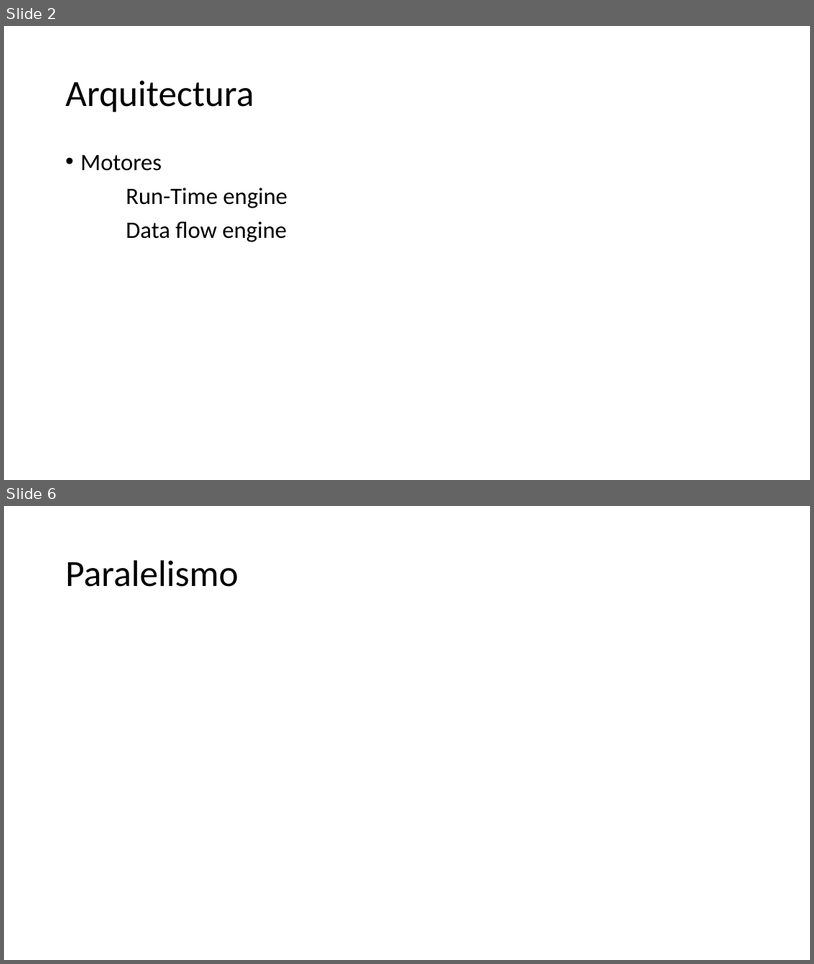
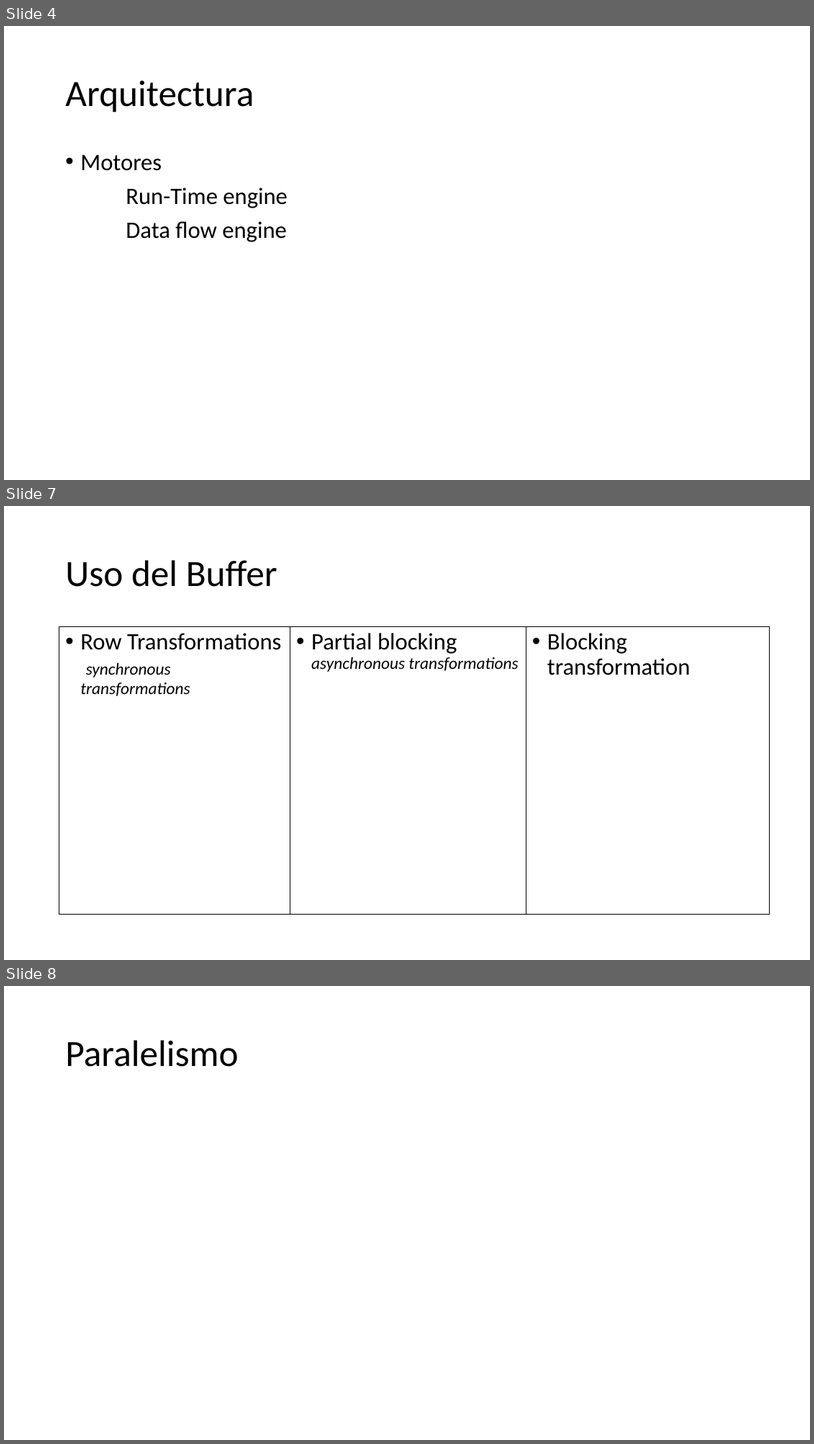
Before and after one commit to pricardo03/ExecutionTrees, a slide deck: Execution Trees/SSIS Performance Tuning Techniques.pptx. Shown one above the other, each under a label of ours: slides 2 and 6 before the commit, slides 4, 7 and 8 after it; the slides between them are not shown. The pictures are 814x964 and 814x1444 pixels, drawn with LibreOffice and Linux fonts; fonts in the diff are those of the drawing. Boxes give left, top, right and bottom in pixels: in the first picture for what was removed or moved away, otherwise in the second. Text is boxed around its words. In the diff, an @@ line names an element or a change of style, - is before the commit and + after.

```diff
--- a/Execution Trees/SSIS Performance Tuning Techniques.pptx
+++ b/Execution Trees/SSIS Performance Tuning Techniques.pptx
@@ slide 7 added at (4, 506, 810, 960), background #FFFFFF @@
@@ title added at (65, 560, 278, 587), 44 pt, text #000000 @@
+Uso del Buffer
@@ text added at (59, 626, 291, 914), outline #000000 0.75 pt, 20 pt, text #000000, italic @@
+• Row Transformations synchronous transformations
@@ rectangle added at (291, 626, 527, 914), outline #000000 0.75 pt, 20 pt, text #000000, italic @@
+• Partial blocking asynchronous transformations
@@ rectangle added at (527, 626, 770, 914), outline #000000 0.75 pt, 28 pt, text #000000 @@
+• Blocking transformation
@@ what was slide 2 is now slide 4 @@
@@ what was slide 6 is now slide 8 @@
```
Also in this commit, not shown: 3 slides changed, 3 other slides added, 1 slide removed, 15 other files.
